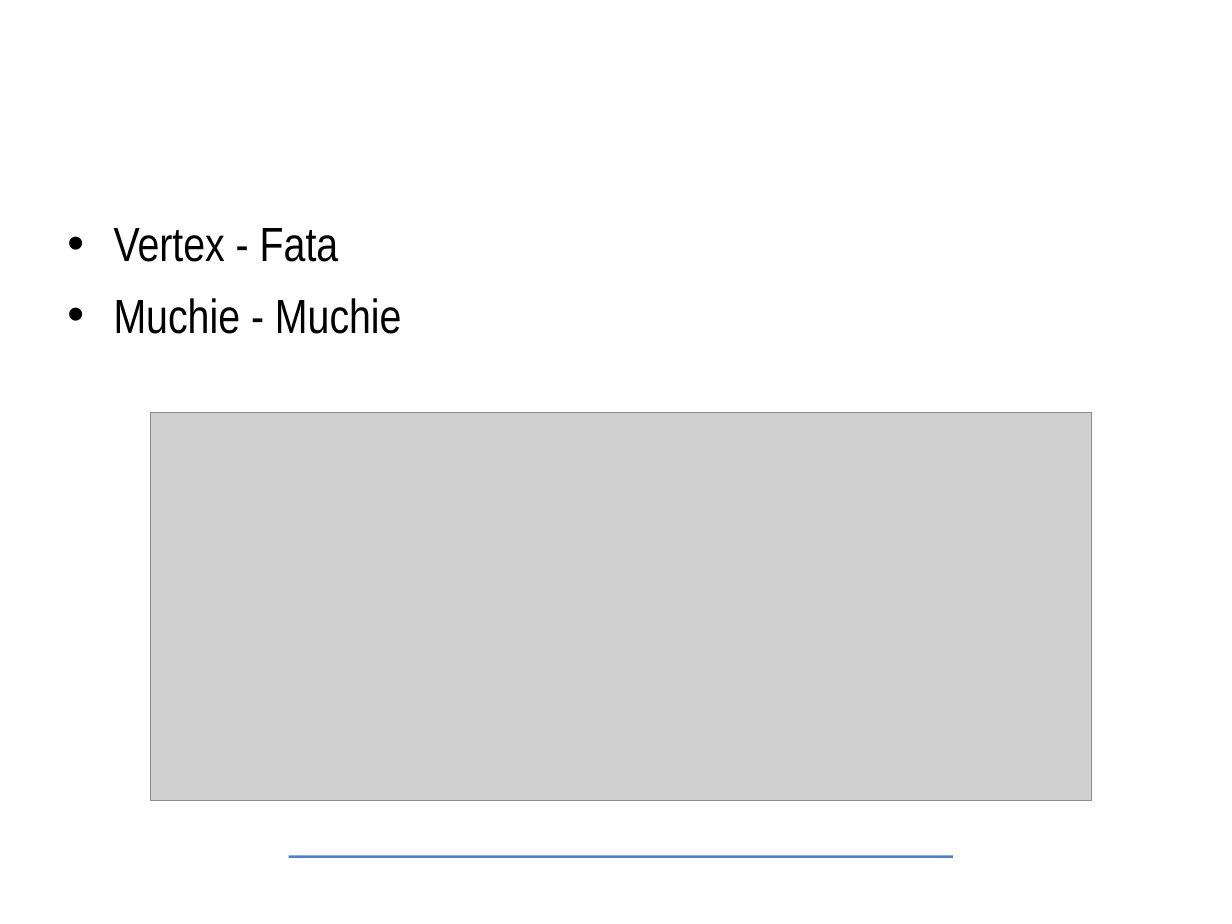
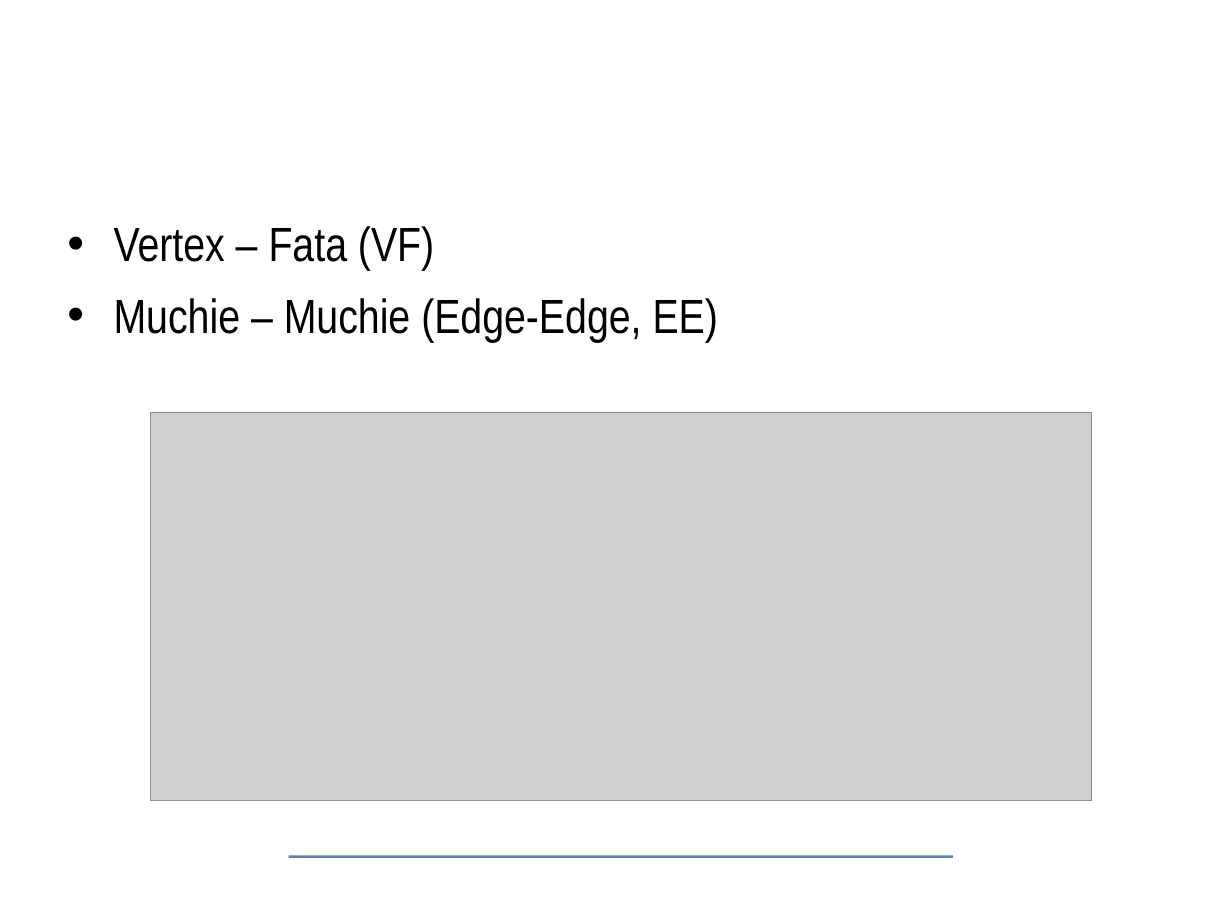
Before and after one commit to Tureyz/test, a slide deck: slide 4 of presentation/master-presentation-ro.odp (slide 5 before the commit). Drawn at 1232x924 pixels with LibreOffice and Linux fonts; fonts in the diff are those of the drawing; grey boxes stand for pictures; background and template pictures are left out. Boxes give left, top, right and bottom in pixels: in the first picture for what was removed or moved away, otherwise in the second. Text is boxed around its words. In the diff, an @@ line names an element or a change of style, - is before the commit and + after.

```diff
--- a/presentation/master-presentation-ro.odp
+++ b/presentation/master-presentation-ro.odp
@@ text at [114,226,718,342]: text changed @@
-• Vertex - Fata
-• Muchie - Muchie
+• Vertex – Fata (VF)
+• Muchie – Muchie (Edge-Edge, EE)
```
Also in this commit, not shown: 4 other slides changed, 5 slides added, 2 slides removed, 4 other files.
